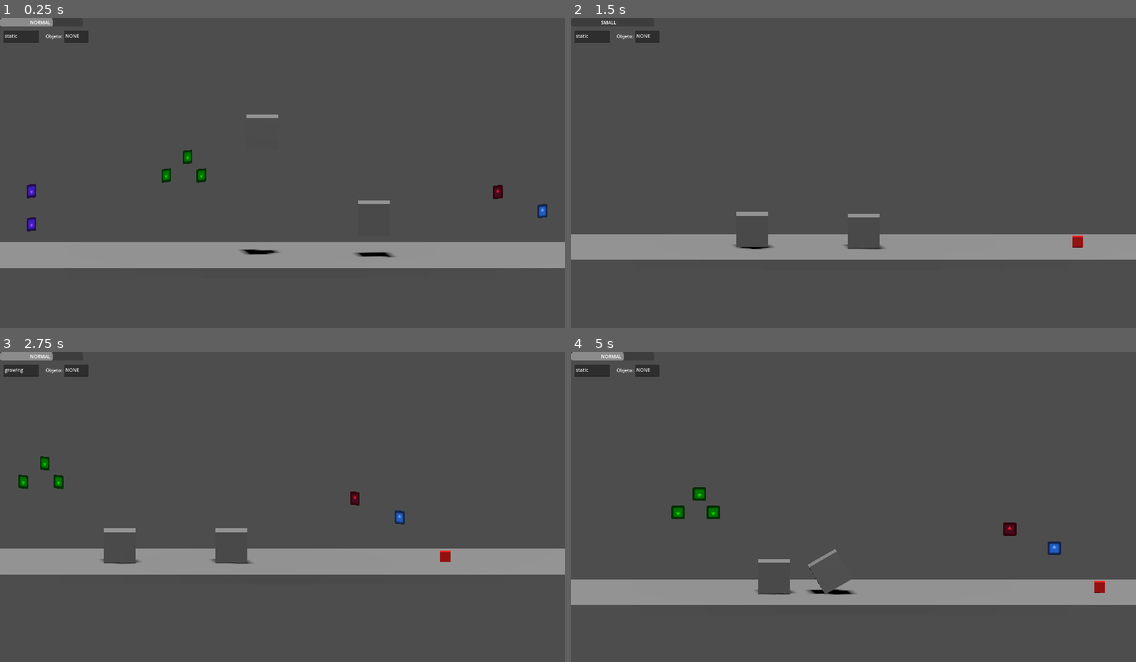
Above: before the commit, frames 1-4 (two rows, left to right).
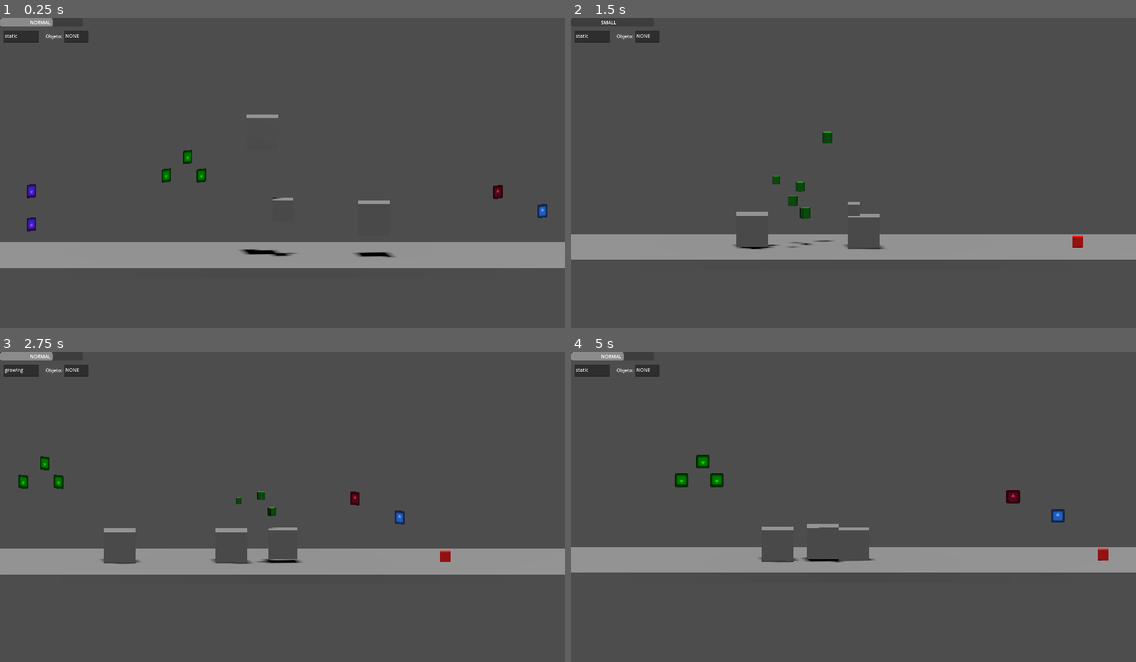
Above: after the commit, the same moments.

Repository: Isaac-Salas/GameOff2023
Game: Godot game, scene res://Levels/LevelTest.tscn
Same seed, same stepped clock (60 frames per second), same inputs: the game is played once before the commit and once after it. The engine's default icon, where the game draws it, is replaced by a stand-in: a white triangle on a blue panel in a dark square.
Inputs:
- Up to frame 1 (0.25 s): no input
- Up to frame 2 (1.5 s): tap Enter (ui_accept) at 0.5, 0.77 s; hold Right (ui_right) 0.53-1.28 s; hold X 0.53-1.28 s; hold Down (ui_down) from 1.28 s (still down); tap Z at 1.35 s
- Up to frame 3 (2.75 s): tap Enter (ui_accept) at 1.52 s; release Down (ui_down) at 2.03 s; hold Right (ui_right) from 2.03 s (still down); hold C from 2.03 s (still down)
- Up to frame 4 (5 s): release Right (ui_right) at 2.78 s; release C at 2.78 s; hold Up (ui_up) 2.78-3.53 s; tap X at 2.85 s; tap Enter (ui_accept) at 3.02, 3.77, 4.52 s; hold Z 3.53-4.28 s; hold Left (ui_left) from 3.53 s (still down); tap C at 4.35 s

The runs differ from the first frame. In frame 1, less than 0.1% of the frame differs, in the area x 47-53%, y 57-77%; in frame 2, 0.4%; in frame 3, 0.4%; in frame 4, 16%, in the area x 0-100%, y 33-82%.

Commit message:
Adjusting lighting, some platforms added.

Diff:
--- /dev/null
+++ b/Levels/Level_0_tutorial.tscn
@@ -0,0 +1,125 @@
+[gd_scene load_steps=7 format=3 uid="uid://gfqikhbbes3c"]
+
+[ext_resource type="PackedScene" uid="uid://dmiqo1mi1uic0" path="res://NPCs/SimpleCube.tscn" id="1_e423e"]
+[ext_resource type="PackedScene" uid="uid://dfesb1kbd4d35" path="res://Player/PlayerTest.tscn" id="2_j3s68"]
+[ext_resource type="Script" path="res://ScriptsAux/CameraTest.gd" id="3_vkrly"]
+[ext_resource type="PackedScene" uid="uid://b8uiphfwfgnq2" path="res://UI/ui.tscn" id="4_hnf06"]
+[ext_resource type="PackedScene" uid="uid://ccd0mnyoukcva" path="res://GridMaps/Floor.tscn" id="5_kexi1"]
+
+[sub_resource type="GDScript" id="GDScript_j1kna"]
+script/source = "extends Node3D
+
+
+# Called when the node enters the scene tree for the first time.
+func _ready():
+	GlobalVar.MinCap = 1
+	GlobalVar.MaxCap = 1
+	$Player.gravity = 8
+	pass # Replace with function body.
+
+
+# Called every frame. 'delta' is the elapsed time since the previous frame.
+func _process(delta):
+	pass
+"
+
+[node name="TutorialLevel" type="Node3D"]
+script = SubResource("GDScript_j1kna")
+
+[node name="DirectionalLight3D" type="DirectionalLight3D" parent="."]
+transform = Transform3D(-0.988756, 0.145525, 0.0344005, 0, -0.23005, 0.973179, 0.149535, 0.962237, 0.227463, 0, 7.68146, 5.66573)
+visible = false
+shadow_enabled = true
+
+[node name="Blocks" type="Node3D" parent="."]
+
+[node name="Block" parent="Blocks" instance=ExtResource("1_e423e")]
+transform = Transform3D(1, 0, 0, 0, 1, 0, 0, 0, 1, -31.3601, 4.33463, 0)
+inertia = Vector3(3.75, 0, 0)
+freeze_mode = 1
+
+[node name="Block2" parent="Blocks" instance=ExtResource("1_e423e")]
+transform = Transform3D(1, 0, 0, 0, 1, 0, 0, 0, 1, -41.9063, 12.5496, 0)
+inertia = Vector3(3.75, 0, 0)
+freeze_mode = 1
+
+[node name="Player" parent="." instance=ExtResource("2_j3s68")]
+transform = Transform3D(1, 0, 0, 0, 1, 0, 0, 0, 1, -2.98, 6.127, 0)
+axis_lock_linear_z = true
+
+[node name="Camera3D2" type="Camera3D" parent="Player"]
+transform = Transform3D(0.992546, -0.0148521, 0.120961, 3.46187e-16, 0.992546, 0.121869, -0.121869, -0.120961, 0.985148, 0, 5, 15)
+projection = 1
+current = true
+fov = 157.0
+size = 30.0
+near = 0.001
+script = ExtResource("3_vkrly")
+
+[node name="DirectionalLight3D" type="DirectionalLight3D" parent="Player/Camera3D2"]
+light_energy = 0.05
+shadow_enabled = true
+shadow_transmittance_bias = -0.07
+shadow_blur = 0.5
+sky_mode = 1
+
+[node name="SpotLight3D" type="SpotLight3D" parent="Player/Camera3D2"]
+transform = Transform3D(0.996195, -0.00759612, -0.0868241, -1.61953e-09, 0.996195, -0.0871557, 0.0871557, 0.0868241, 0.992404, -2.437, -2.419, 25)
+light_color = Color(1, 1, 0.709804, 1)
+light_energy = 16.0
+light_indirect_energy = 3.83
+light_volumetric_fog_energy = 16.0
+shadow_enabled = true
+shadow_reverse_cull_face = true
+spot_range = 62.0
+
+[node name="CanvasLayer" parent="." instance=ExtResource("4_hnf06")]
+
+[node name="Terrain" type="Node3D" parent="."]
+
+[node name="Floor" parent="Terrain" instance=ExtResource("5_kexi1")]
+transform = Transform3D(204, 0, 0, 0, 3, 0, 0, 0, 20, 2.08165e-12, -1, 2.08165e-12)
+
+[node name="Wall_Left" parent="Terrain" instance=ExtResource("5_kexi1")]
+transform = Transform3D(4, 0, 0, 0, 50, 0, 0, 0, 20, -100, 25, 2.08165e-12)
+
+[node name="Ceil" parent="Terrain" instance=ExtResource("5_kexi1")]
+transform = Transform3D(204, 0, 0, 0, 4, 0, 0, 0, 20, 2.08165e-12, 50, 2.08165e-12)
+
+[node name="Wall_Right" parent="Terrain" instance=ExtResource("5_kexi1")]
+transform = Transform3D(4, 0, 0, 0, 50, 0, 0, 0, 20, 100, 25, 2.08165e-12)
+
+[node name="Background" parent="Terrain" instance=ExtResource("5_kexi1")]
+transform = Transform3D(200, 0, 0, 0, 50, 0, 0, 0, 2, 2.08165e-12, 25, -10)
+
+[node name="Foreground" parent="Terrain" instance=ExtResource("5_kexi1")]
+transform = Transform3D(200, 0, 0, 0, 46, 0, 0, 0, 2, 2.08165e-12, 25, 10)
+
+[node name="MeshInstance3D" parent="Terrain/Foreground/StaticBody3D" index="1"]
+visible = false
+
+[node name="platforms" type="Node3D" parent="Terrain"]
+transform = Transform3D(1, 0, 0, 0, 1, 0, 0, 0, 1, 0, -2, 0)
+
+[node name="Platform" parent="Terrain/platforms" instance=ExtResource("5_kexi1")]
+transform = Transform3D(40, 0, 0, 0, 1, 0, 0, 0, 20, -78.248, 15.2786, -1)
+
+[node name="Platform2" parent="Terrain/platforms" instance=ExtResource("5_kexi1")]
+transform = Transform3D(40, 0, 0, 0, 1, 0, 0, 0, 20, -39.1569, 9.61485, 2.08165e-12)
+
+[node name="Platform3" parent="Terrain/platforms" instance=ExtResource("5_kexi1")]
+transform = Transform3D(40, 0, 0, 0, 1, 0, 0, 0, 20, -4.9156, 15.2786, -1)
+
+[node name="Floor2" parent="Terrain" instance=ExtResource("5_kexi1")]
+transform = Transform3D(204, 0, 0, 0, 2, 0, 0, 0, 20, 2.08165e-12, -2, 2.08165e-12)
+
+[node name="Floor3" parent="Terrain" instance=ExtResource("5_kexi1")]
+transform = Transform3D(35, 0, 0, 0, 2, 0, 0, 0, 20, -81, 1, 2.08165e-12)
+
+[node name="Floor4" parent="Terrain" instance=ExtResource("5_kexi1")]
+transform = Transform3D(204, 0, 0, 0, 2, 0, 0, 0, 20, 2.08165e-12, -2, 2.08165e-12)
+
+[node name="Floor5" parent="Terrain" instance=ExtResource("5_kexi1")]
+transform = Transform3D(155, 0, 0, 0, 2, 0, 0, 0, 20, 20, 1, 2.08165e-12)
+
+[editable path="Terrain/Foreground"]
--- a/Player/PlayerTest.tscn
+++ b/Player/PlayerTest.tscn
@@ -39,7 +39,7 @@
 size = Vector3(0.1, 2, 2)
 
 [sub_resource type="BoxShape3D" id="BoxShape3D_qpuui"]
-size = Vector3(1.9, 0.1, 1)
+size = Vector3(2, 0.1, 1)
 
 [sub_resource type="SphereShape3D" id="SphereShape3D_u7xq5"]
 radius = 1.82538
@@ -76,12 +76,9 @@
 bind/0/pose = Transform3D(1, 0, 0, 0, 1, 0, 0, 0, 1, 0, 0, 0)
 
 [node name="Player" type="CharacterBody3D"]
-axis_lock_linear_z = true
-axis_lock_angular_z = true
 script = ExtResource("1_20tws")
 
 [node name="MeshInstance3D" type="MeshInstance3D" parent="."]
-visible = false
 mesh = SubResource("BoxMesh_wml4e")
 
 [node name="CollisionShape3D" type="CollisionShape3D" parent="."]
@@ -140,7 +137,7 @@
 axis_lock_angular_z = true
 can_sleep = false
 freeze = true
-linear_velocity = Vector3(5, 0, 0)
+linear_velocity = Vector3(-5, 5, 0)
 
 [node name="CollisionShape3D" type="CollisionShape3D" parent="ColisionArriba"]
 shape = SubResource("BoxShape3D_qpuui")
@@ -152,7 +149,6 @@
 
 [node name="GPUParticles3D" type="GPUParticles3D" parent="."]
 transform = Transform3D(1, 0, 0, 0, 1, 0, 0, 0, 1, 0, 0.715751, 0)
-visible = false
 layers = 3
 sorting_use_aabb_center = false
 material_overlay = SubResource("StandardMaterial3D_a0527")
